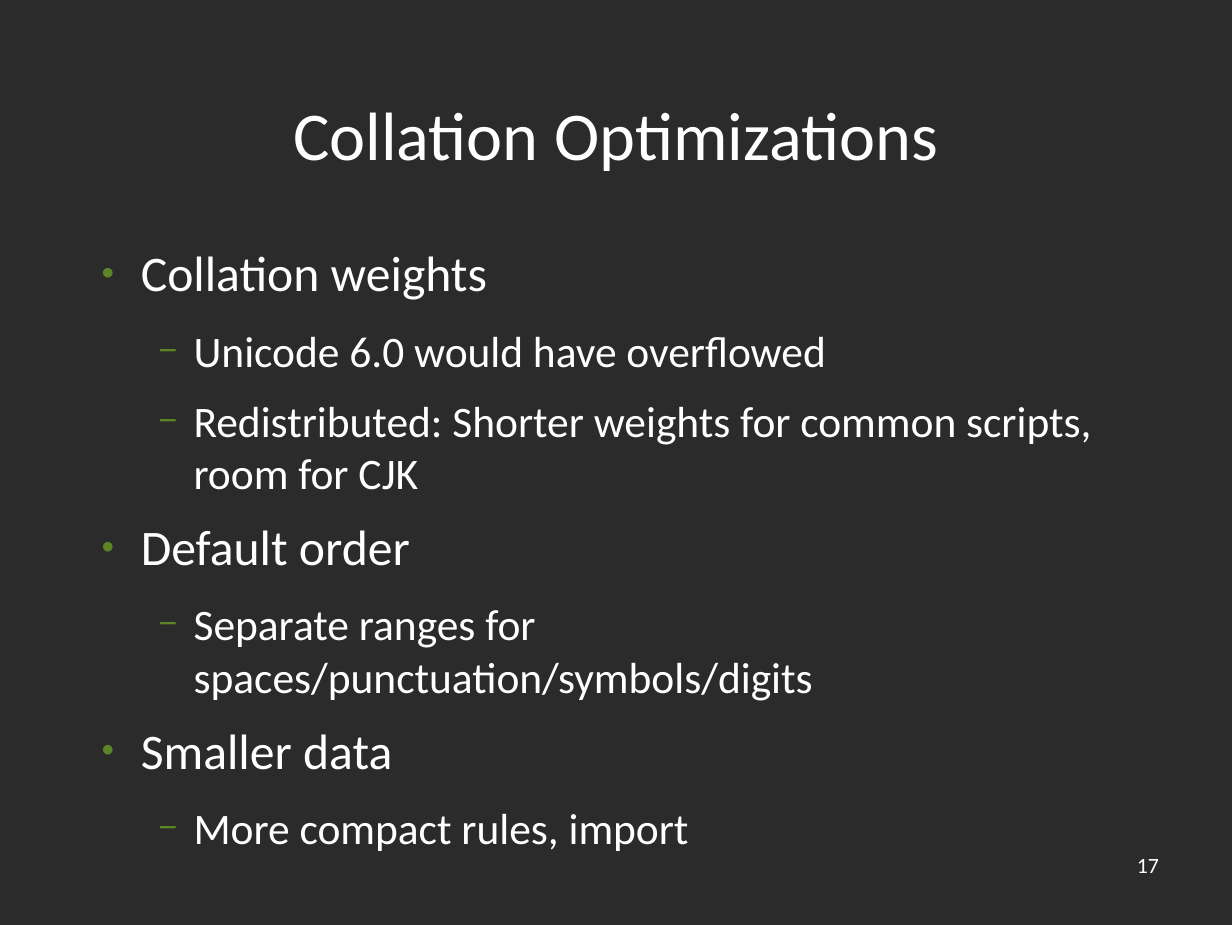
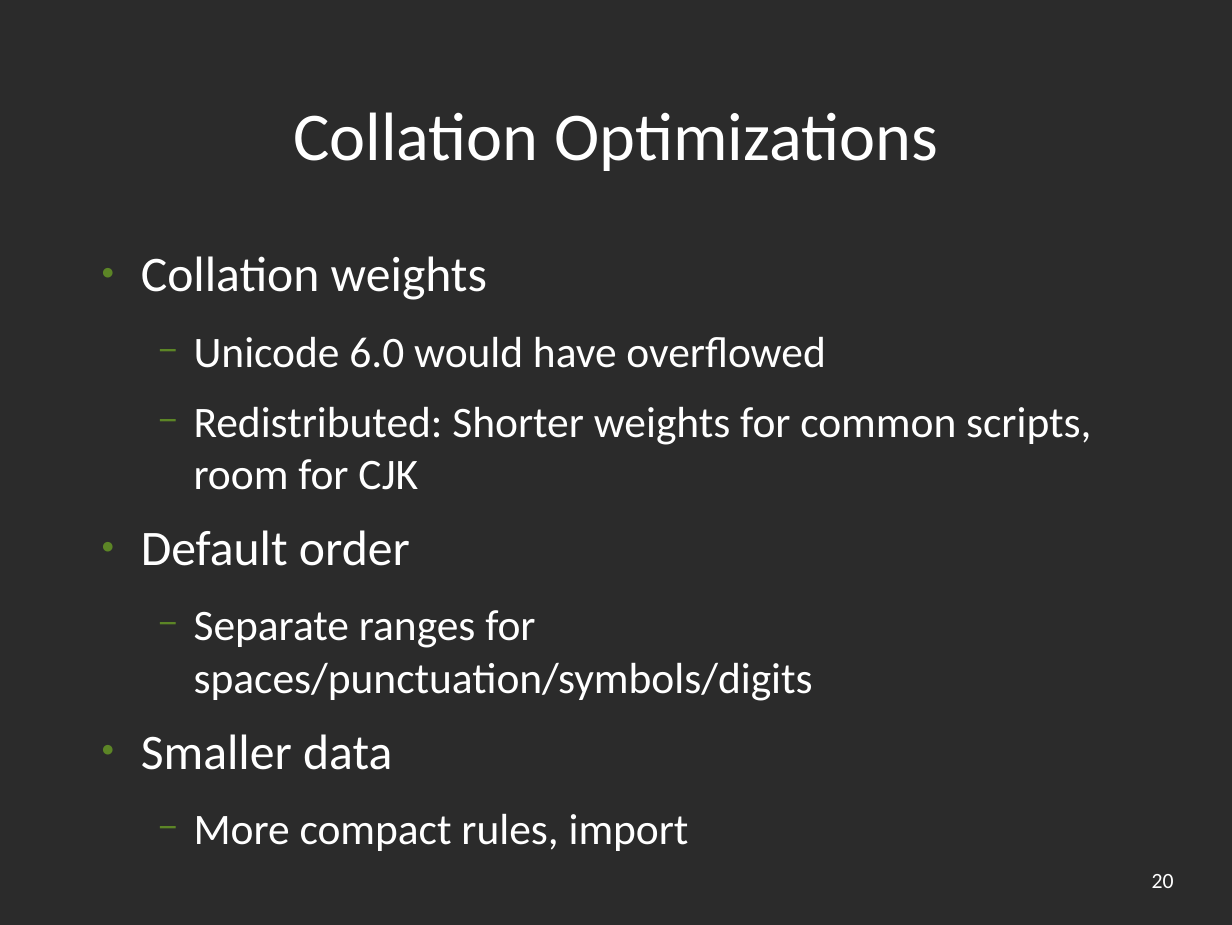
Before and after one commit to unicode-org/icu-docs, a slide deck: slide 20 of docs/pres/icu_overview.odp (slide 17 before the commit). Drawn at 1232x925 pixels with LibreOffice and Linux fonts; fonts in the diff are those of the drawing; background and template pictures are left out; a plain dark background stands for a picture behind light text. Boxes give left, top, right and bottom in pixels: in the first picture for what was removed or moved away, otherwise in the second. Text is boxed around its words. In the diff, an @@ line names an element or a change of style, - is before the commit and + after.

```diff
--- a/docs/pres/icu_overview.odp
+++ b/docs/pres/icu_overview.odp
@@ page number removed at [1137,859,1159,873] @@
-17
@@ page number added at [1152,874,1174,888], 14 pt, text #FFFFFF @@
+20
```
Also in this commit, not shown: 26 other slides changed, 7 slides added, 1 other file.
